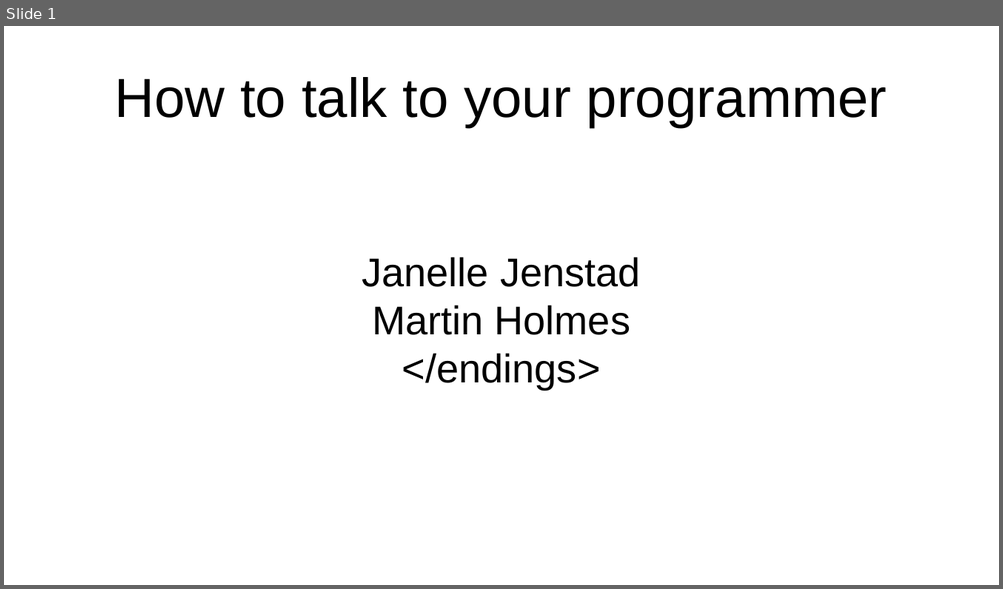
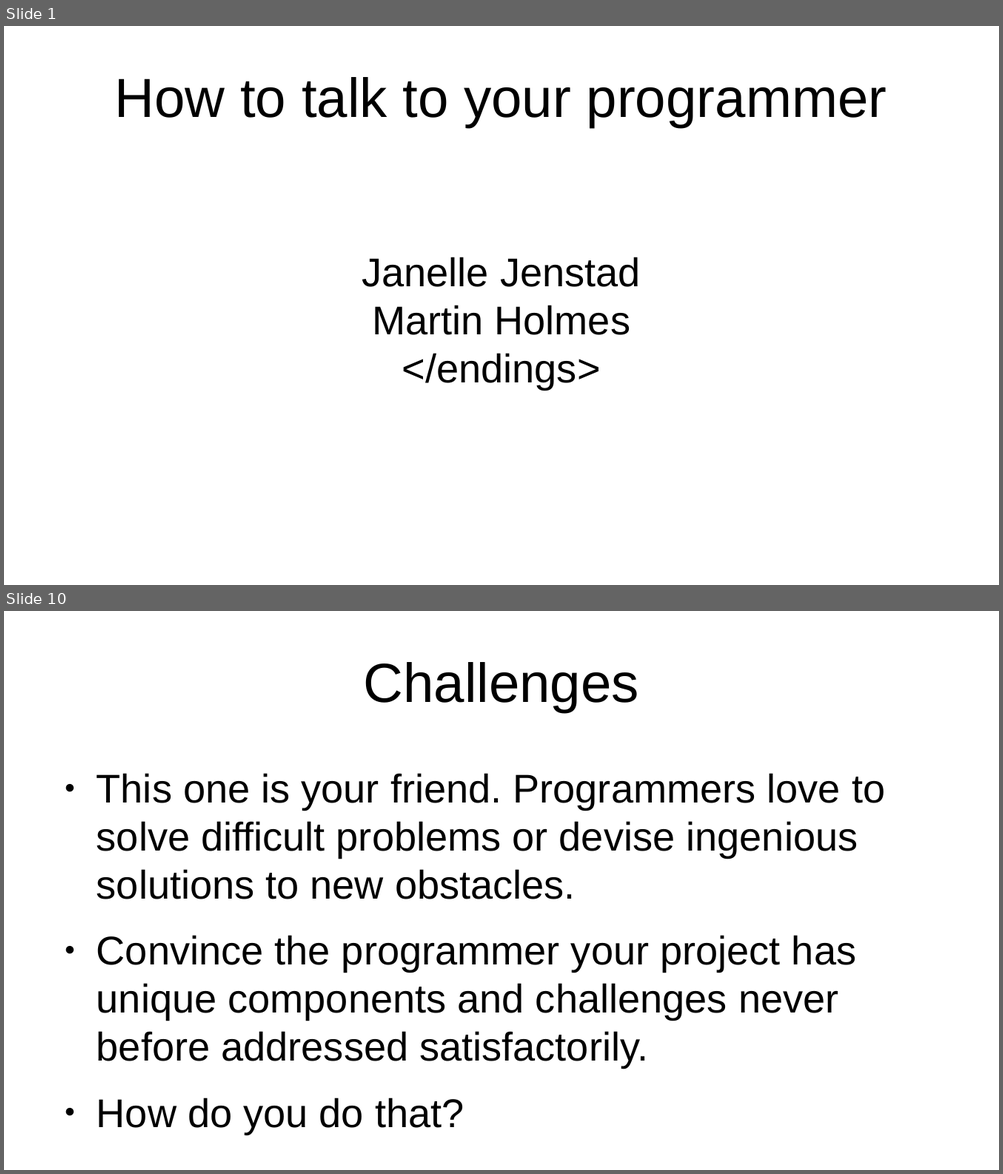
Before and after one commit to projectEndings/Endings, a slide deck: presentations/dhsi2019/talk_to_your_programmer.odp. Shown one above the other, each under a label of ours: slide 1 before the commit, slides 1 and 10 after it; the slides between them are not shown. The pictures are 1003x589 and 1003x1174 pixels, drawn with LibreOffice and Linux fonts; fonts in the diff are those of the drawing. Boxes give left, top, right and bottom in pixels: in the first picture for what was removed or moved away, otherwise in the second. Text is boxed around its words. In the diff, an @@ line names an element or a change of style, - is before the commit and + after.

```diff
--- a/presentations/dhsi2019/talk_to_your_programmer.odp
+++ b/presentations/dhsi2019/talk_to_your_programmer.odp
@@ slide 10 added at [4,611,999,1170], background #FFFFFF @@
@@ title added at [363,662,639,712], 44 pt, text #000000 @@
+Challenges
@@ text added at [96,773,885,1134], 32 pt, text #000000 @@
+● This one is your friend. Programmers love to solve difficult problems or devise ingenious solutions to new obstacles.
+● Convince the programmer your project has unique components and challenges never before addressed satisfactorily.
+● How do you do that?
```
Also in this commit, not shown: 8 slides changed, 9 other slides added.
